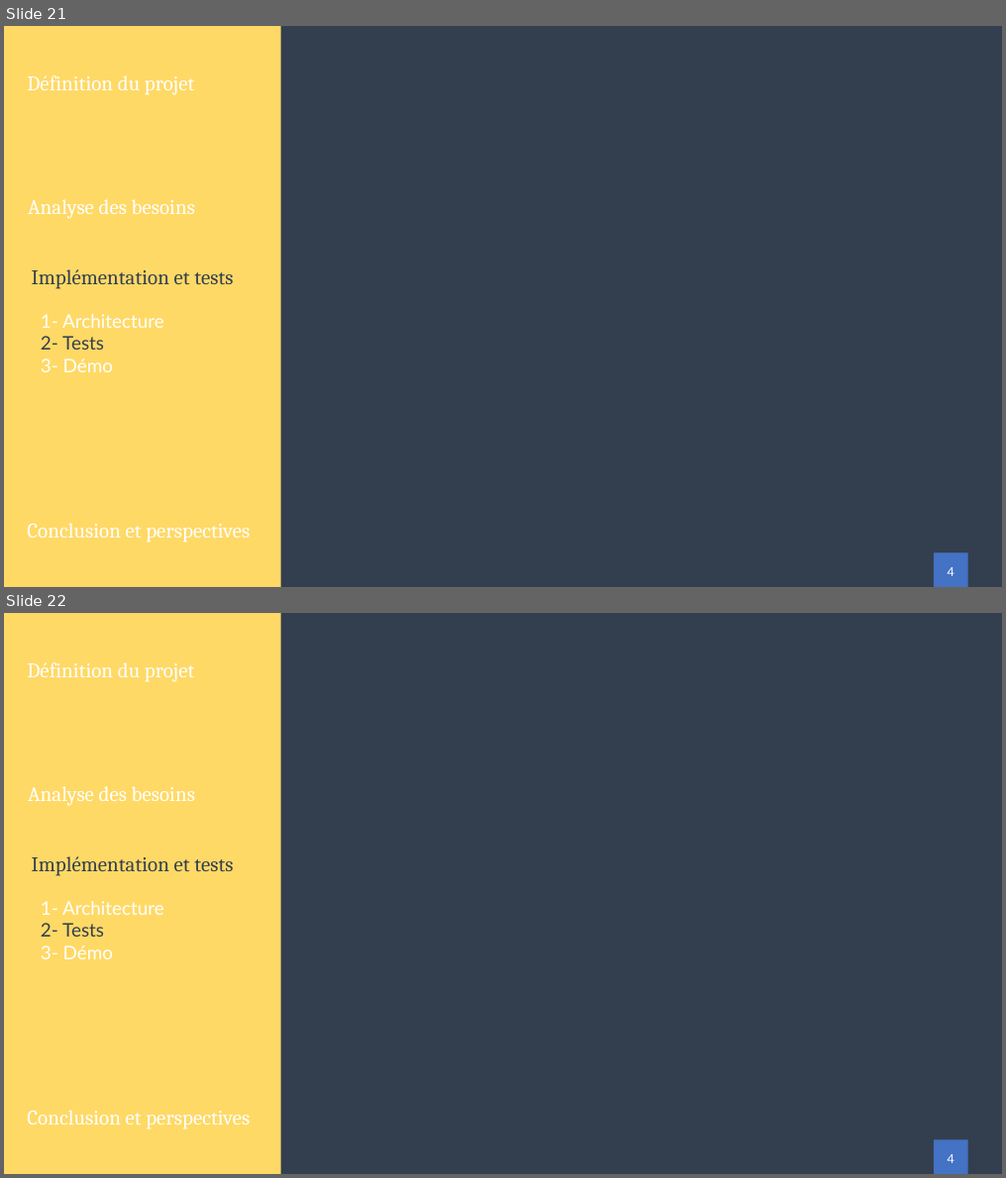
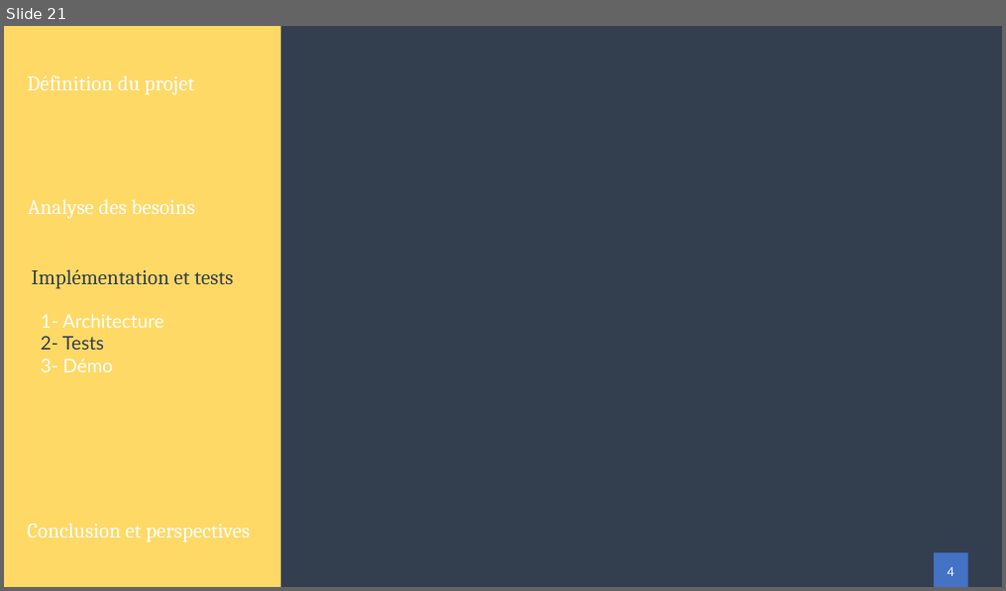
Before and after one commit to Zeuzif/thesis, a slide deck: presentation/Presentation.pptx. Shown one above the other, each under a label of ours: slides 21 and 22 before the commit, slide 21 after it. The pictures are 1006x1178 and 1006x591 pixels, drawn with LibreOffice and Linux fonts; fonts in the diff are those of the drawing. Boxes give left, top, right and bottom in pixels: in the first picture for what was removed or moved away, otherwise in the second. Text is boxed around its words. In the diff, an @@ line names an element or a change of style, - is before the commit and + after.

```diff
--- a/presentation/Presentation.pptx
+++ b/presentation/Presentation.pptx
@@ slide 22 removed at <box>4,613,1002,1174</box>, background #FFFFFF @@
@@ rectangle removed at <box>4,613,1002,1174</box> @@
@@ rectangle removed at <box>4,613,281,1174</box> @@
@@ text removed at <box>27,663,195,682</box> @@
-Définition du projet
@@ text removed at <box>28,786,195,806</box> @@
-Analyse des besoins
@@ text removed at <box>32,857,233,876</box> @@
-Implémentation et tests
@@ text removed at <box>41,901,164,959</box> @@
-1- Architecture
-2- Tests
-3- Démo
@@ rectangle removed at <box>23,928,33,961</box> @@
@@ text removed at <box>27,1110,250,1130</box> @@
-Conclusion et perspectives
@@ rectangle removed at <box>23,1142,33,1174</box> @@
@@ rectangle removed at <box>934,1140,968,1174</box> @@
@@ text removed at <box>947,1155,954,1163</box> @@
-4
```
Also in this commit, not shown: 2 slides changed, 3 other files.
